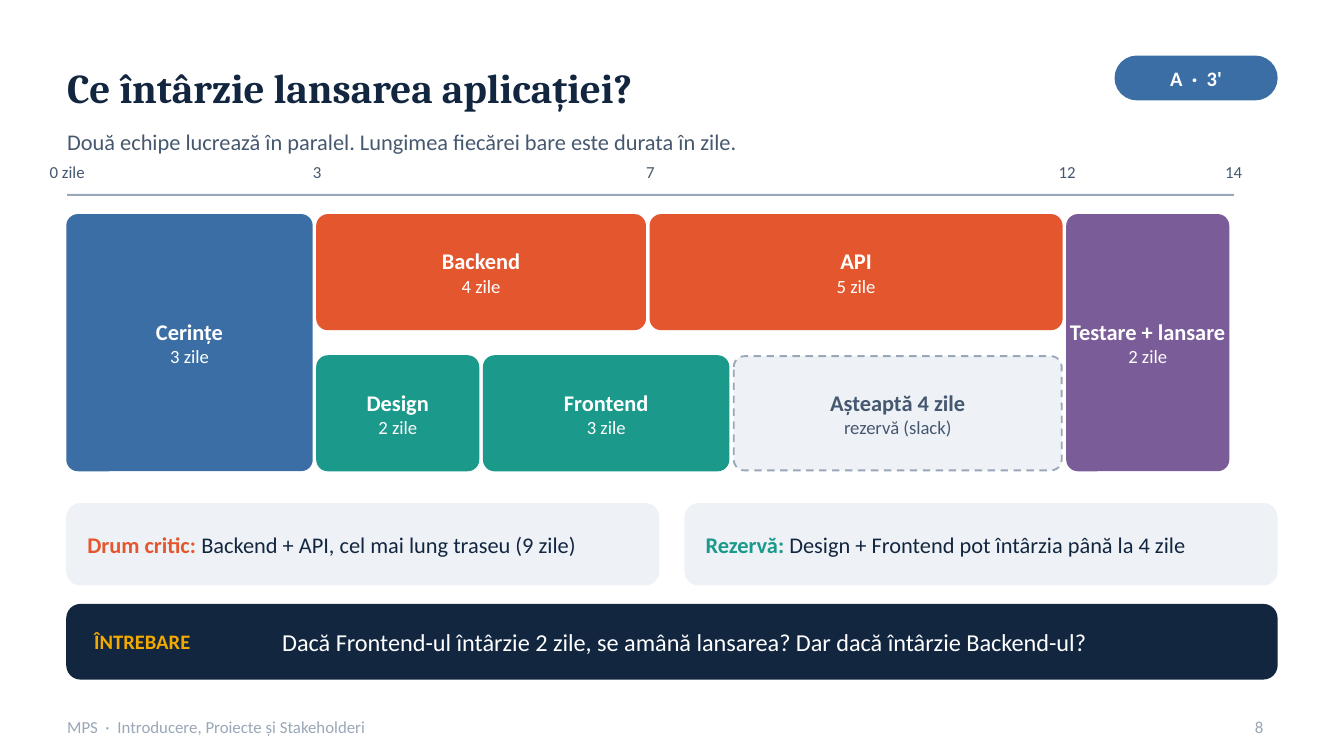
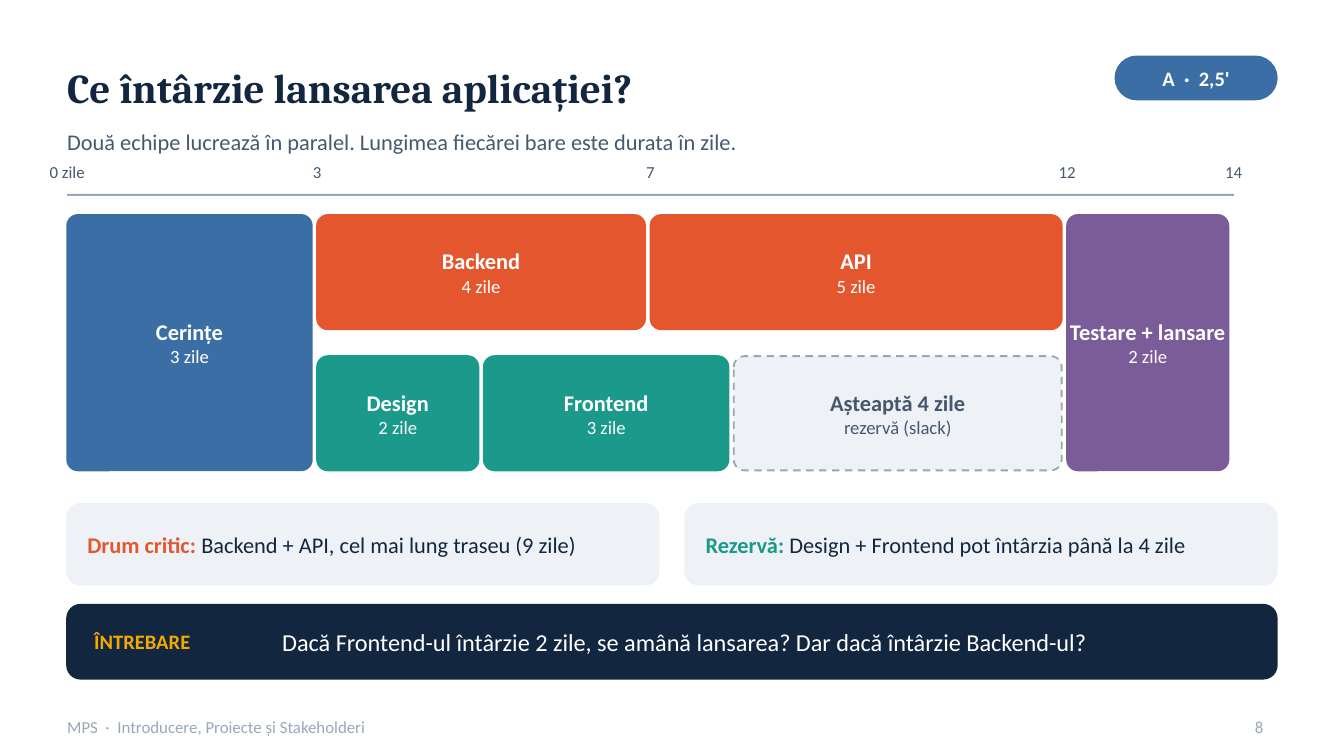
Before and after one commit to dobrinz123/PREZENTARE_MPS, a slide deck: slide 8 of Prezentare_MPS.pptx. Drawn at 1344x756 pixels with LibreOffice and Linux fonts; fonts in the diff are those of the drawing. Boxes give left, top, right and bottom in pixels: in the first picture for what was removed or moved away, otherwise in the second. Text is boxed around its words. In the diff, an @@ line names an element or a change of style, - is before the commit and + after.

```diff
--- a/Prezentare_MPS.pptx
+++ b/Prezentare_MPS.pptx
@@ text at (x1=1162, y1=72, x2=1230, y2=89): text changed @@
-A · 3'
+A · 2,5'
```
Also in this commit, not shown: 15 other slides changed, 1 other file.
